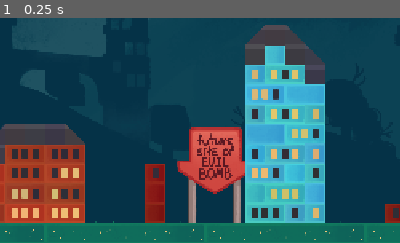
Above: before the commit, frame 1.
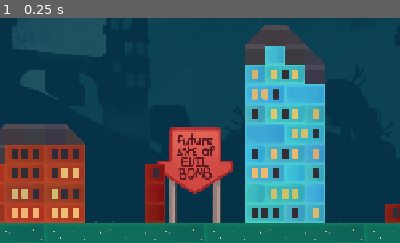
Above: after the commit, the same moment.

Repository: hexagon62/bombs
Game: Godot game, scene res://scenes/levels/level_1.tscn
The game is run twice, just before and just after one commit, with the same random seed, the same clock (stepped at 60 frames per second) and the same inputs. This scene is started directly instead of the project's main scene. Sound files missing from this copy of the repository are replaced by a short silence.
Inputs:
- Up to frame 1 (0.25 s): no input
The pictures show only the part of the screen within x 14-64%, y 50-100%; the shares and areas given below are measured in that part.

The runs differ from the first frame. In frame 1, 5.2% of the frame differs, in the area x 39-62%, y 48-92%.

Commit message:
Move start sign left in level 1

Diff:
--- a/scenes/levels/level_1.tscn
+++ b/scenes/levels/level_1.tscn
@@ -51,7 +51,7 @@
 texture = ExtResource("6_0qwwm")
 
 [node name="BombSpawnPoint" parent="." instance=ExtResource("19_31oqk")]
-position = Vector2(528, 640)
+position = Vector2(496, 640)
 
 [node name="Static" type="Node2D" parent="."]
 
@@ -99,322 +99,322 @@
 [node name="Pieces" type="Node2D" parent="."]
 
 [node name="PieceBox1x2BlueB" parent="Pieces" instance=ExtResource("29_bakdn")]
-modulate = Color(0.982131, 0.972756, 0.929897, 1)
+modulate = Color(0.861145, 0.915172, 0.908743, 1)
 position = Vector2(592, 672)
 continuous_cd = 2
 
 [node name="PieceBox1x2BlueF" parent="Pieces" instance=ExtResource("26_o06sk")]
-modulate = Color(0.857661, 0.904381, 0.872038, 1)
+modulate = Color(0.909287, 0.948568, 0.88806, 1)
 position = Vector2(624, 640)
 continuous_cd = 2
 
 [node name="PieceBox1x1BlueA" parent="Pieces" instance=ExtResource("36_nc08k")]
-modulate = Color(0.871299, 0.914254, 0.988369, 1)
+modulate = Color(0.876413, 0.903687, 0.910584, 1)
 position = Vector2(592, 640)
 continuous_cd = 2
 
 [node name="PieceBox1x1BlueA2" parent="Pieces" instance=ExtResource("36_nc08k")]
-modulate = Color(0.865788, 0.850385, 0.929694, 1)
+modulate = Color(0.989884, 0.930377, 0.992545, 1)
 position = Vector2(688, 640)
 continuous_cd = 2
 
 [node name="PieceBox1x1BlueB" parent="Pieces" instance=ExtResource("28_n8ojo")]
-modulate = Color(0.922097, 0.950059, 0.907225, 1)
+modulate = Color(0.971568, 0.938082, 0.909994, 1)
 position = Vector2(656, 672)
 continuous_cd = 2
 
 [node name="PieceBox1x1BlueC" parent="Pieces" instance=ExtResource("27_oubbf")]
-modulate = Color(0.881471, 0.927651, 0.878656, 1)
+modulate = Color(0.990364, 0.889774, 0.891235, 1)
 position = Vector2(688, 672)
 continuous_cd = 2
 
 [node name="PieceBox1x2BlueE" parent="Pieces" instance=ExtResource("33_euif0")]
-modulate = Color(0.89673, 0.916574, 0.904443, 1)
+modulate = Color(0.87147, 0.866716, 0.972452, 1)
 position = Vector2(592, 608)
 continuous_cd = 2
 
 [node name="PieceBox1x1BlueA3" parent="Pieces" instance=ExtResource("36_nc08k")]
-modulate = Color(0.927377, 0.992983, 0.921986, 1)
+modulate = Color(0.967789, 0.886257, 0.996666, 1)
 position = Vector2(656, 608)
 continuous_cd = 2
 
 [node name="PieceBox1x1BlueB2" parent="Pieces" instance=ExtResource("28_n8ojo")]
-modulate = Color(0.856903, 0.906901, 0.881292, 1)
+modulate = Color(0.933442, 0.928864, 0.885684, 1)
 position = Vector2(688, 608)
 continuous_cd = 2
 
 [node name="PieceBox1x2BlueD" parent="Pieces" instance=ExtResource("32_1bej8")]
-modulate = Color(0.858293, 0.912588, 0.997375, 1)
+modulate = Color(0.870204, 0.860652, 0.880416, 1)
 position = Vector2(624, 576)
 continuous_cd = 2
 
 [node name="PieceBox1x2BlueE2" parent="Pieces" instance=ExtResource("33_euif0")]
-modulate = Color(0.940056, 0.87497, 0.987503, 1)
+modulate = Color(0.900037, 0.861571, 0.96822, 1)
 position = Vector2(656, 544)
 continuous_cd = 2
 
 [node name="PieceBox1x1BlueB3" parent="Pieces" instance=ExtResource("28_n8ojo")]
-modulate = Color(0.977569, 0.883326, 0.927447, 1)
+modulate = Color(0.964655, 0.946938, 0.944674, 1)
 position = Vector2(592, 576)
 continuous_cd = 2
 
 [node name="PieceBox1x1BlueC2" parent="Pieces" instance=ExtResource("27_oubbf")]
-modulate = Color(0.951227, 0.953397, 0.884594, 1)
+modulate = Color(0.941294, 0.924119, 0.88155, 1)
 position = Vector2(688, 576)
 continuous_cd = 2
 
 [node name="PieceBox1x2BlueA" parent="Pieces" instance=ExtResource("30_mryc2")]
-modulate = Color(0.923661, 0.909499, 0.962366, 1)
+modulate = Color(0.885161, 0.940995, 0.863438, 1)
 position = Vector2(592, 544)
 continuous_cd = 2
 
 [node name="PieceBox1x2BlueD2" parent="Pieces" instance=ExtResource("32_1bej8")]
-modulate = Color(0.912667, 0.878127, 0.975786, 1)
+modulate = Color(0.89892, 0.858658, 0.899963, 1)
 position = Vector2(624, 512)
 continuous_cd = 2
 
 [node name="PieceBox1x2BlueE3" parent="Pieces" instance=ExtResource("33_euif0")]
-modulate = Color(0.91655, 0.886879, 0.948991, 1)
+modulate = Color(0.934946, 0.906159, 0.924151, 1)
 position = Vector2(592, 480)
 continuous_cd = 2
 
 [node name="PieceBox1x1BlueB4" parent="Pieces" instance=ExtResource("28_n8ojo")]
-modulate = Color(0.926591, 0.853722, 0.952964, 1)
+modulate = Color(0.962922, 0.922409, 0.861855, 1)
 position = Vector2(592, 512)
 continuous_cd = 2
 
 [node name="PieceBox1x2BlueA2" parent="Pieces" instance=ExtResource("30_mryc2")]
-modulate = Color(0.948659, 0.86082, 0.994255, 1)
+modulate = Color(0.905725, 0.873142, 0.884871, 1)
 position = Vector2(656, 480)
 continuous_cd = 2
 
 [node name="PieceBox1x2BlueD3" parent="Pieces" instance=ExtResource("32_1bej8")]
-modulate = Color(0.984613, 0.954988, 0.98997, 1)
+modulate = Color(0.956881, 0.969588, 0.854213, 1)
 position = Vector2(624, 448)
 continuous_cd = 2
 
 [node name="PieceBox1x1BlueC3" parent="Pieces" instance=ExtResource("27_oubbf")]
-modulate = Color(0.923333, 0.90451, 0.990633, 1)
+modulate = Color(0.950827, 0.875183, 0.990116, 1)
 position = Vector2(688, 512)
 continuous_cd = 2
 
 [node name="PieceBox1x1BlueC4" parent="Pieces" instance=ExtResource("27_oubbf")]
-modulate = Color(0.891611, 0.98383, 0.900277, 1)
+modulate = Color(0.935128, 0.850066, 0.996778, 1)
 position = Vector2(592, 448)
 continuous_cd = 2
 
 [node name="PieceBox1x1BlueA4" parent="Pieces" instance=ExtResource("36_nc08k")]
-modulate = Color(0.921482, 0.862273, 0.999105, 1)
+modulate = Color(0.955027, 0.935213, 0.991701, 1)
 position = Vector2(624, 416)
 continuous_cd = 2
 
 [node name="PieceRoofLeft" parent="Pieces" instance=ExtResource("37_ppyao")]
-modulate = Color(0.949089, 0.920206, 0.939846, 1)
+modulate = Color(0.982222, 0.956621, 0.966789, 1)
 position = Vector2(592, 384)
 continuous_cd = 2
 max_contacts_reported = 256
 
 [node name="RoofRight" parent="Pieces" instance=ExtResource("39_dy85j")]
-modulate = Color(0.892541, 0.98678, 0.875009, 1)
+modulate = Color(0.902249, 0.888216, 0.985491, 1)
 position = Vector2(656, 384)
 continuous_cd = 2
 max_contacts_reported = 256
 
 [node name="RoofRight2" parent="Pieces" instance=ExtResource("39_dy85j")]
-modulate = Color(0.887721, 0.965741, 0.888382, 1)
+modulate = Color(0.946789, 0.923424, 0.919475, 1)
 position = Vector2(688, 416)
 continuous_cd = 2
 max_contacts_reported = 256
 
 [node name="PieceRoof" parent="Pieces" instance=ExtResource("38_fjbmy")]
-modulate = Color(0.995548, 0.965509, 0.857244, 1)
+modulate = Color(0.924986, 0.906803, 0.913492, 1)
 position = Vector2(624, 384)
 continuous_cd = 2
 
 [node name="PieceRoof2" parent="Pieces" instance=ExtResource("38_fjbmy")]
-modulate = Color(0.940861, 0.971734, 0.852235, 1)
+modulate = Color(0.991878, 0.946614, 0.929843, 1)
 position = Vector2(592, 416)
 continuous_cd = 2
 
 [node name="PieceRoof3" parent="Pieces" instance=ExtResource("38_fjbmy")]
-modulate = Color(0.870104, 0.955309, 0.943338, 1)
+modulate = Color(0.949803, 0.968272, 0.899177, 1)
 position = Vector2(656, 416)
 continuous_cd = 2
 
 [node name="PieceRoof4" parent="Pieces" instance=ExtResource("38_fjbmy")]
-modulate = Color(0.883648, 0.909411, 0.961708, 1)
+modulate = Color(0.879453, 0.915008, 0.970877, 1)
 position = Vector2(688, 448)
 continuous_cd = 2
 
 [node name="PieceBox1x2OrangeB" parent="Pieces" instance=ExtResource("31_dp4fg")]
-modulate = Color(0.971781, 0.938017, 0.953623, 1)
+modulate = Color(0.889436, 0.960111, 0.888678, 1)
 position = Vector2(112, 672)
 continuous_cd = 2
 
 [node name="PieceBox1x1OrangeC" parent="Pieces" instance=ExtResource("32_svqqs")]
-modulate = Color(0.934202, 0.865198, 0.998619, 1)
+modulate = Color(0.894091, 0.881141, 0.924091, 1)
 position = Vector2(176, 672)
 continuous_cd = 2
 
 [node name="PieceBox1x1OrangeB" parent="Pieces" instance=ExtResource("33_2to4m")]
-modulate = Color(0.886562, 0.950263, 0.991122, 1)
+modulate = Color(0.854236, 0.900413, 0.932711, 1)
 position = Vector2(144, 640)
 continuous_cd = 2
 
 [node name="PieceBox1x1OrangeB2" parent="Pieces" instance=ExtResource("33_2to4m")]
-modulate = Color(0.944464, 0.971808, 0.979925, 1)
+modulate = Color(0.864822, 0.96825, 0.933018, 1)
 position = Vector2(112, 640)
 continuous_cd = 2
 
 [node name="PieceBox1x1OrangeC2" parent="Pieces" instance=ExtResource("32_svqqs")]
-modulate = Color(0.862684, 0.934083, 0.913116, 1)
+modulate = Color(0.877728, 0.916328, 0.894416, 1)
 position = Vector2(144, 608)
 continuous_cd = 2
 
 [node name="PieceBox1x1OrangeA" parent="Pieces" instance=ExtResource("34_kc3v0")]
-modulate = Color(0.853141, 0.940246, 0.965005, 1)
+modulate = Color(0.90429, 0.957518, 0.998351, 1)
 position = Vector2(176, 640)
 continuous_cd = 2
 
 [node name="PieceBox1x1OrangeA2" parent="Pieces" instance=ExtResource("34_kc3v0")]
-modulate = Color(0.935268, 0.898598, 0.972867, 1)
+modulate = Color(0.997632, 0.993885, 0.922079, 1)
 position = Vector2(176, 608)
 continuous_cd = 2
 
 [node name="PieceBox1x1OrangeA3" parent="Pieces" instance=ExtResource("34_kc3v0")]
-modulate = Color(0.885574, 0.926434, 0.98383, 1)
+modulate = Color(0.920919, 0.956392, 0.901873, 1)
 position = Vector2(112, 608)
 continuous_cd = 2
 
 [node name="PieceRoofLeft2" parent="Pieces" instance=ExtResource("37_ppyao")]
-modulate = Color(0.959615, 0.853945, 0.916842, 1)
+modulate = Color(0.864927, 0.92621, 0.983478, 1)
 position = Vector2(112, 576)
 continuous_cd = 2
 max_contacts_reported = 256
 
 [node name="PieceRoof5" parent="Pieces" instance=ExtResource("38_fjbmy")]
-modulate = Color(0.955774, 0.870697, 0.942576, 1)
+modulate = Color(0.911432, 0.946658, 0.886298, 1)
 position = Vector2(144, 576)
 continuous_cd = 2
 
 [node name="PieceBox1x2OrangeF" parent="Pieces" instance=ExtResource("35_prmli")]
-modulate = Color(0.922603, 0.894987, 0.86985, 1)
+modulate = Color(0.98677, 0.939156, 0.975741, 1)
 position = Vector2(208, 672)
 continuous_cd = 2
 
 [node name="PieceBox1x2OrangeF2" parent="Pieces" instance=ExtResource("35_prmli")]
-modulate = Color(0.917879, 0.874941, 0.984448, 1)
+modulate = Color(0.956886, 0.85561, 0.979442, 1)
 position = Vector2(272, 672)
 continuous_cd = 2
 
 [node name="PieceBox1x2OrangeE" parent="Pieces" instance=ExtResource("36_dwx2n")]
-modulate = Color(0.979268, 0.928061, 0.968689, 1)
+modulate = Color(0.931171, 0.926075, 0.92305, 1)
 position = Vector2(208, 640)
 continuous_cd = 2
 
 [node name="PieceBox1x2OrangeC" parent="Pieces" instance=ExtResource("37_wtkl1")]
-modulate = Color(0.864226, 0.926379, 0.899876, 1)
+modulate = Color(0.925132, 0.93663, 0.854357, 1)
 position = Vector2(272, 640)
 continuous_cd = 2
 
 [node name="PieceBox1x2OrangeH" parent="Pieces" instance=ExtResource("38_ovy75")]
-modulate = Color(0.96747, 0.967031, 0.914083, 1)
+modulate = Color(0.857051, 0.973644, 0.988075, 1)
 position = Vector2(272, 608)
 continuous_cd = 2
 
 [node name="PieceBox1x2OrangeB2" parent="Pieces" instance=ExtResource("31_dp4fg")]
-modulate = Color(0.965216, 0.948329, 0.895884, 1)
+modulate = Color(0.86214, 0.945945, 0.863419, 1)
 position = Vector2(208, 608)
 continuous_cd = 2
 
 [node name="PieceBox1x2OrangeB3" parent="Pieces" instance=ExtResource("31_dp4fg")]
-modulate = Color(0.956206, 0.916984, 0.942657, 1)
+modulate = Color(0.913444, 0.997222, 0.991986, 1)
 position = Vector2(208, 576)
 continuous_cd = 2
 
 [node name="PieceBox1x2OrangeB4" parent="Pieces" instance=ExtResource("31_dp4fg")]
-modulate = Color(0.850194, 0.997032, 0.929031, 1)
+modulate = Color(0.980116, 0.904979, 0.890655, 1)
 position = Vector2(272, 576)
 continuous_cd = 2
 
 [node name="PieceRoof6" parent="Pieces" instance=ExtResource("38_fjbmy")]
-modulate = Color(0.941025, 0.962768, 0.966527, 1)
+modulate = Color(0.997008, 0.863474, 0.938572, 1)
 position = Vector2(176, 576)
 continuous_cd = 2
 
 [node name="PieceRoofLeft3" parent="Pieces" instance=ExtResource("37_ppyao")]
-modulate = Color(0.917943, 0.913333, 0.893789, 1)
+modulate = Color(0.901834, 0.882015, 0.980628, 1)
 position = Vector2(176, 544)
 continuous_cd = 2
 max_contacts_reported = 256
 
 [node name="RoofRight3" parent="Pieces" instance=ExtResource("39_dy85j")]
-modulate = Color(0.945982, 0.898759, 0.925796, 1)
+modulate = Color(0.987611, 0.881229, 0.902585, 1)
 position = Vector2(304, 544)
 continuous_cd = 2
 max_contacts_reported = 256
 
 [node name="PieceRoof7" parent="Pieces" instance=ExtResource("38_fjbmy")]
-modulate = Color(0.981396, 0.930781, 0.99334, 1)
+modulate = Color(0.940706, 0.923667, 0.896503, 1)
 position = Vector2(208, 544)
 continuous_cd = 2
 
 [node name="PieceRoof8" parent="Pieces" instance=ExtResource("38_fjbmy")]
-modulate = Color(0.926283, 0.967791, 0.941203, 1)
+modulate = Color(0.954413, 0.860563, 0.907254, 1)
 position = Vector2(240, 544)
 continuous_cd = 2
 
 [node name="PieceRoof9" parent="Pieces" instance=ExtResource("38_fjbmy")]
-modulate = Color(0.985532, 0.87897, 0.943192, 1)
+modulate = Color(0.946297, 0.956101, 0.933628, 1)
 position = Vector2(272, 544)
 continuous_cd = 2
 
 [node name="PieceBox1x1RedA" parent="Pieces" instance=ExtResource("41_35oph")]
-modulate = Color(0.874092, 0.942045, 0.914047, 1)
+modulate = Color(0.883801, 0.96081, 0.850344, 1)
 position = Vector2(432, 672)
 continuous_cd = 2
 
 [node name="PieceBox1x1RedA2" parent="Pieces" instance=ExtResource("41_35oph")]
-modulate = Color(0.974889, 0.893193, 0.941755, 1)
+modulate = Color(0.987371, 0.996326, 0.990364, 1)
 position = Vector2(432, 640)
 continuous_cd = 2
 
 [node name="PieceBox1x1RedB" parent="Pieces" instance=ExtResource("40_st6wj")]
-modulate = Color(0.927676, 0.928756, 0.882196, 1)
+modulate = Color(0.999629, 0.9406, 0.892643, 1)
 position = Vector2(432, 608)
 continuous_cd = 2
 
 [node name="PieceBox1x1RedB2" parent="Pieces" instance=ExtResource("40_st6wj")]
-modulate = Color(0.853238, 0.985044, 0.883228, 1)
+modulate = Color(0.900059, 0.893527, 0.876216, 1)
 position = Vector2(816, 672)
 continuous_cd = 2
 
 [node name="PieceBox1x1BlueB5" parent="Pieces" instance=ExtResource("28_n8ojo")]
-modulate = Color(0.925197, 0.942932, 0.991161, 1)
+modulate = Color(0.85499, 0.922136, 0.984559, 1)
 position = Vector2(912, 672)
 continuous_cd = 2
 
 [node name="PieceBox1x1BlueB6" parent="Pieces" instance=ExtResource("28_n8ojo")]
-modulate = Color(0.938255, 0.962451, 0.857705, 1)
+modulate = Color(0.875008, 0.927079, 0.86285, 1)
 position = Vector2(944, 672)
 continuous_cd = 2
 
 [node name="PieceBox1x1BlueC5" parent="Pieces" instance=ExtResource("27_oubbf")]
-modulate = Color(0.900308, 0.89425, 0.904393, 1)
+modulate = Color(0.898449, 0.99712, 0.982973, 1)
 position = Vector2(1040, 672)
 continuous_cd = 2
 
 [node name="PieceBox1x1BlueC6" parent="Pieces" instance=ExtResource("27_oubbf")]
-modulate = Color(0.96956, 0.971188, 0.873766, 1)
+modulate = Color(0.990216, 0.962984, 0.873572, 1)
 position = Vector2(1072, 672)
 continuous_cd = 2
 
 [node name="PieceBox1x1BlueC7" parent="Pieces" instance=ExtResource("27_oubbf")]
-modulate = Color(0.871235, 0.983721, 0.974103, 1)
+modulate = Color(0.873614, 0.858661, 0.877613, 1)
 position = Vector2(1040, 640)
 continuous_cd = 2
 
 [node name="PieceBox1x1BlueC8" parent="Pieces" instance=ExtResource("27_oubbf")]
-modulate = Color(0.850505, 0.991686, 0.966595, 1)
+modulate = Color(0.996192, 0.885272, 0.998482, 1)
 position = Vector2(1072, 640)
 continuous_cd = 2
